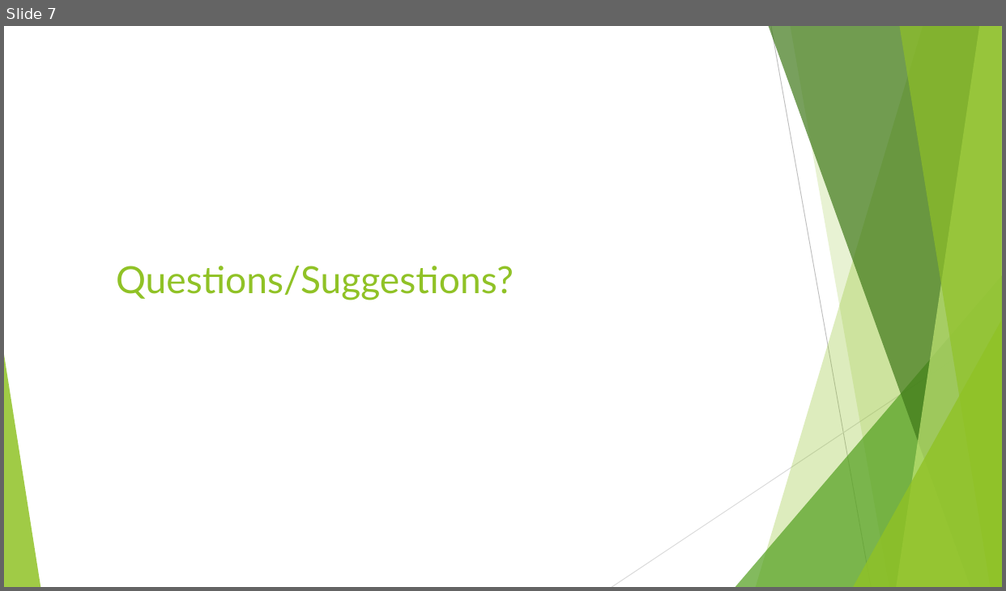
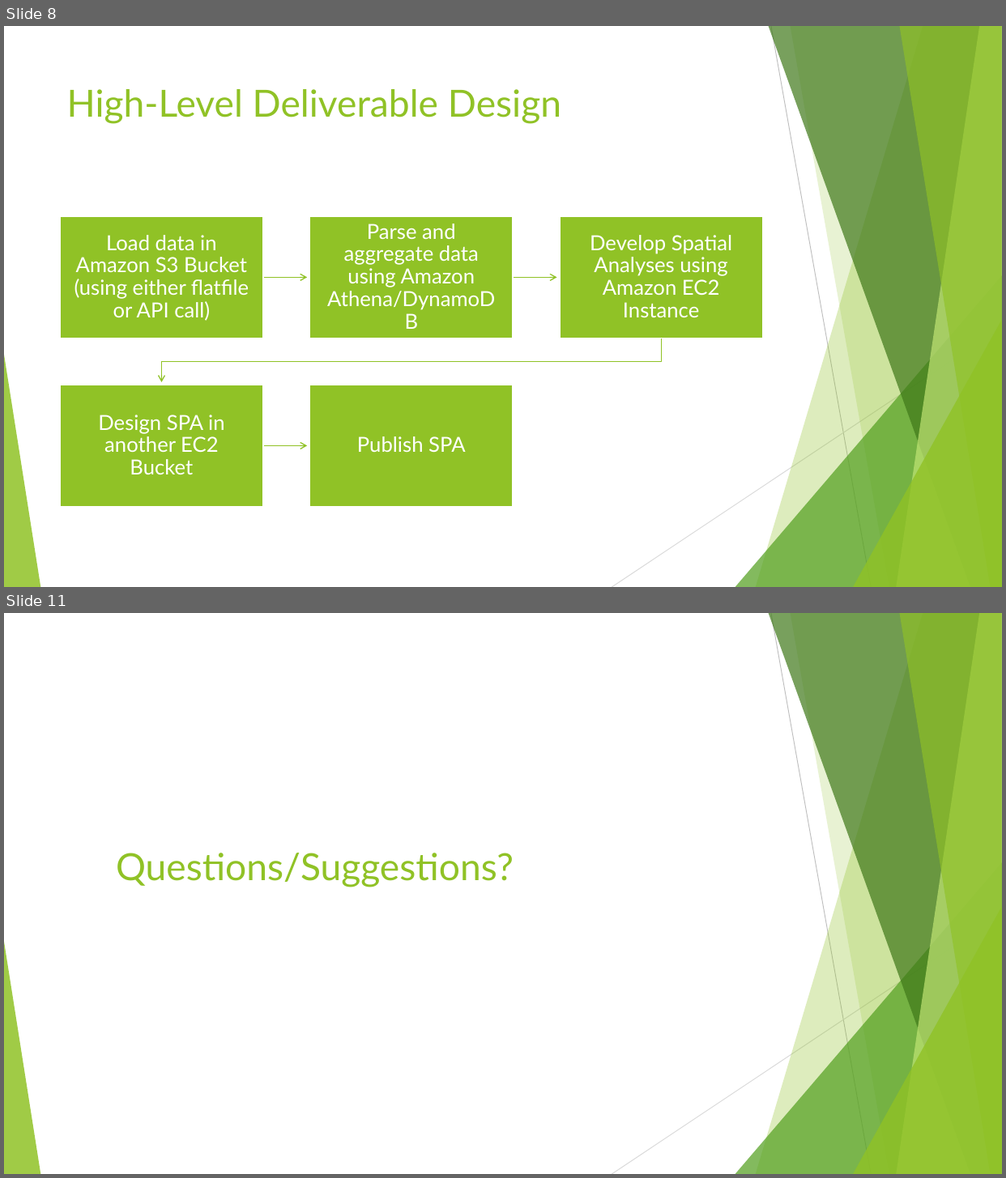
Before and after one commit to NelsonFoster/Data-Science-Capstone, a slide deck: Documentation/MidtermPresentation07182019.pptx. Shown one above the other, each under a label of ours: slide 7 before the commit, slides 8 and 11 after it; the slides between them are not shown. The pictures are 1006x591 and 1006x1178 pixels, drawn with LibreOffice and Linux fonts; fonts in the diff are those of the drawing. Boxes give left, top, right and bottom in pixels: in the first picture for what was removed or moved away, otherwise in the second. Text is boxed around its words. In the diff, an @@ line names an element or a change of style, - is before the commit and + after.

```diff
--- a/Documentation/MidtermPresentation07182019.pptx
+++ b/Documentation/MidtermPresentation07182019.pptx
@@ slide 8 added at box(4, 26, 1002, 587), background #FFFFFF; not listed: 10 template elements that a slide beside it also shows @@
@@ title added at box(67, 89, 561, 124), 36 pt, text #90C226 @@
+High-Level Deliverable Design
@@ group added at box(60, 217, 762, 507): 5 rectangles, 5 texts, 4 freeform shapes @@
+Load data in Amazon S3 Bucket (using either flatfile or API call)
+Parse and aggregate data using Amazon Athena/DynamoDB
+Develop Spatial Analyses using Amazon EC2 Instance
+Design SPA in another EC2 Bucket
+Publish SPA
@@ what was slide 7 is now slide 11 @@
```
Also in this commit, not shown: 4 slides changed, 5 other slides added, 2 slides removed, 5 other files.
